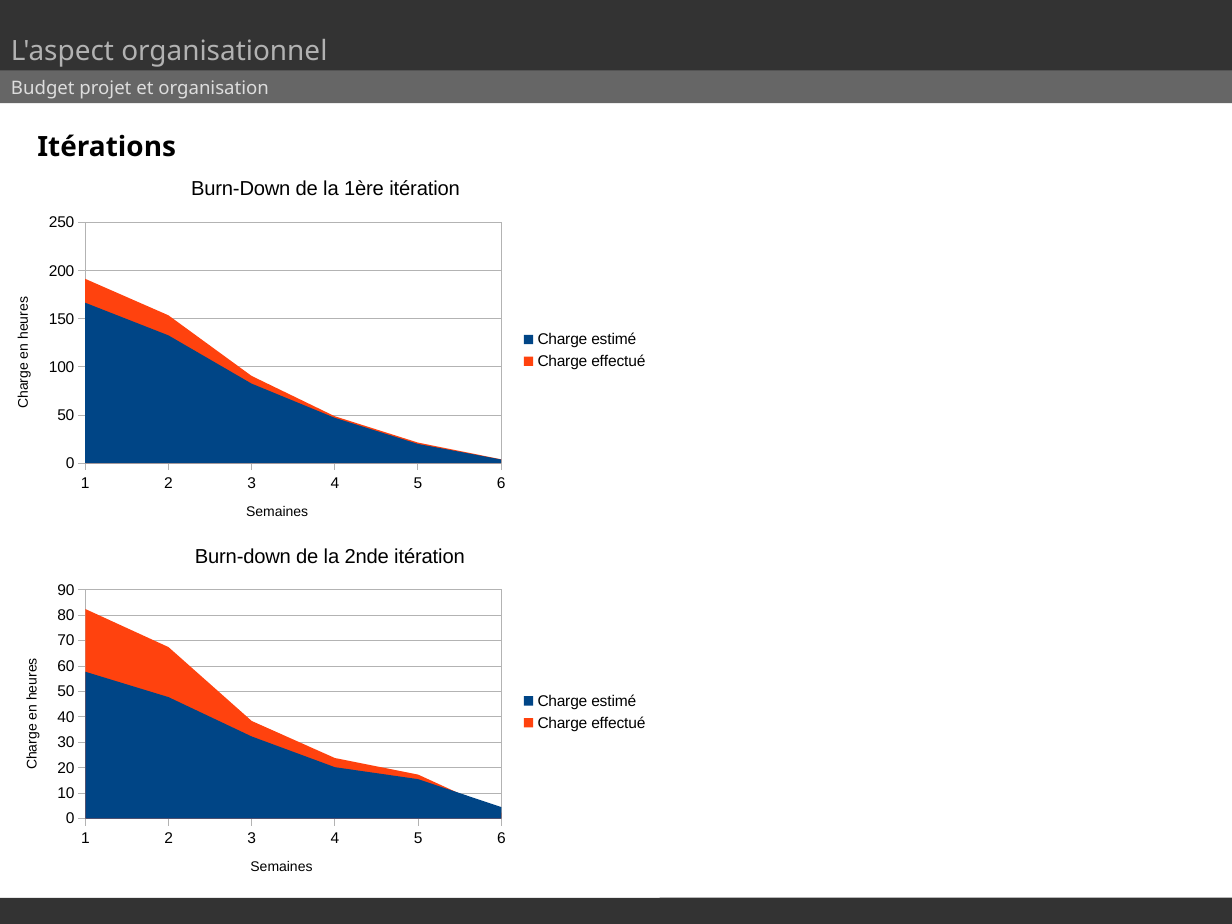
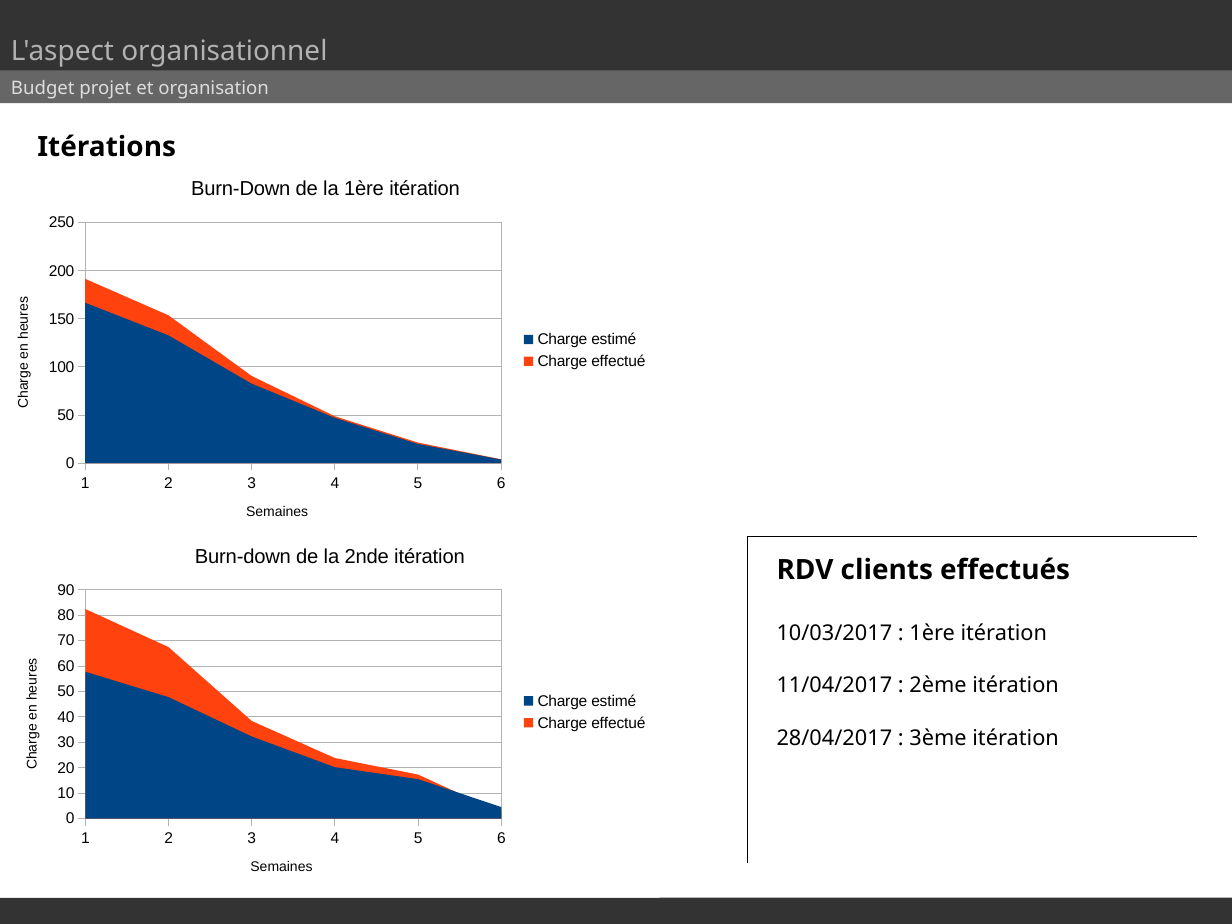
Before and after one commit to SmartLoggerManagement/SmartLogger, a slide deck: slide 6 of Soutenances/soutenance.odp (slide 5 before the commit). Drawn at 1232x924 pixels with LibreOffice and Linux fonts; fonts in the diff are those of the drawing. Boxes give left, top, right and bottom in pixels: in the first picture for what was removed or moved away, otherwise in the second. Text is boxed around its words. In the diff, an @@ line names an element or a change of style, - is before the commit and + after.

```diff
--- a/Soutenances/soutenance.odp
+++ b/Soutenances/soutenance.odp
@@ line added from (748, 537) to (748, 863), #000000 0 pt @@
@@ line added from (748, 537) to (1197, 537), #000000 0 pt @@
@@ text added at bbox=[777, 557, 1070, 580], 18 pt, text #000000, bold @@
+RDV clients effectués
@@ text added at bbox=[777, 623, 1059, 746], 14 pt, text #000000 @@
+10/03/2017 : 1ère itération
+11/04/2017 : 2ème itération
+28/04/2017 : 3ème itération
```
Also in this commit, not shown: 5 other slides changed, 3 slides added, 2 other files.
